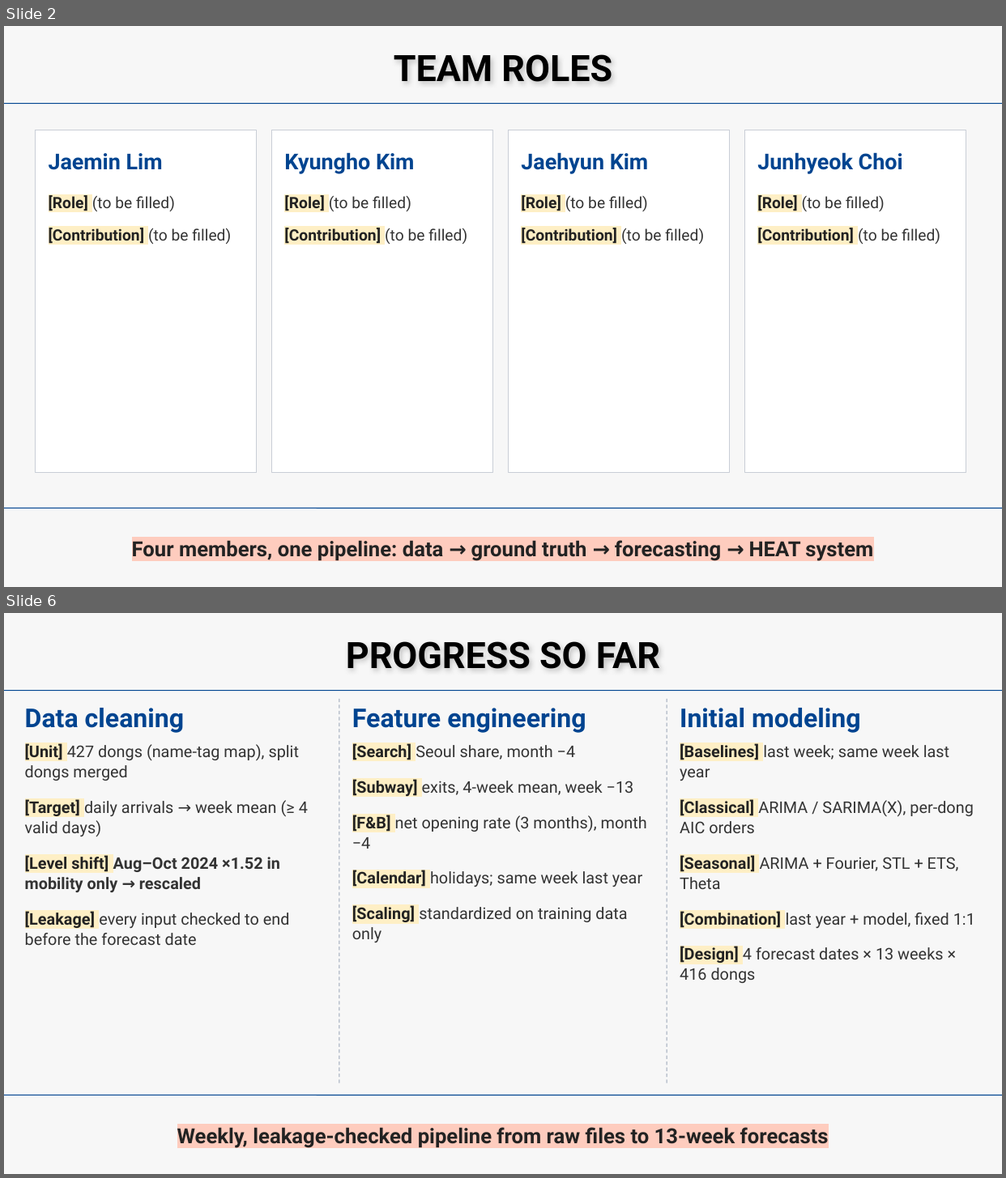
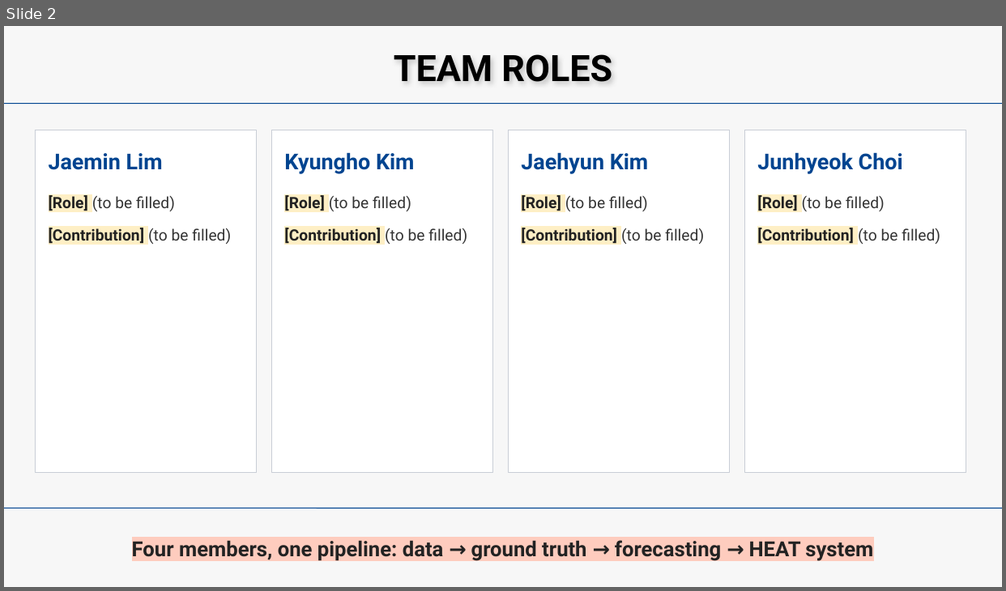
Before and after one commit to beblack127/HEAT, a slide deck: reports/gt_midterm/slides/HEAT_midterm.pptx. Shown one above the other, each under a label of ours: slides 2 and 6 before the commit, slide 2 after it; the slides between them are not shown. The pictures are 1006x1178 and 1006x591 pixels, drawn with LibreOffice and Linux fonts; fonts in the diff are those of the drawing. Boxes give left, top, right and bottom in pixels: in the first picture for what was removed or moved away, otherwise in the second. Text is boxed around its words. In the diff, an @@ line names an element or a change of style, - is before the commit and + after.

```diff
--- a/reports/gt_midterm/slides/HEAT_midterm.pptx
+++ b/reports/gt_midterm/slides/HEAT_midterm.pptx
@@ slide 6 removed at [4, 613, 1002, 1174], background #F7F7F7 @@
@@ text removed at [346, 641, 660, 669] @@
-PROGRESS SO FAR
@@ line removed from (4, 690) to (1002, 690) @@
@@ text removed at [25, 708, 185, 733] @@
-Data cleaning
@@ line removed from (339, 699) to (339, 1084) @@
@@ text removed at [352, 708, 586, 733] @@
-Feature engineering
@@ line removed from (667, 699) to (667, 1084) @@
@@ text removed at [680, 708, 861, 733] @@
-Initial modeling
@@ text removed at [25, 743, 308, 945] @@
-[Unit] 427 dongs (name-tag map), split dongs merged
-[Target] daily arrivals → week mean (≥ 4 valid days)
-[Level shift] Aug–Oct 2024 ×1.52 in mobility only → rescaled
-[Leakage] every input checked to end before the forecast date
@@ text removed at [352, 743, 647, 943] @@
-[Search] Seoul share, month −4
-[Subway] exits, 4-week mean, week −13
-[F&B] net opening rate (3 months), month −4
-[Calendar] holidays; same week last year
-[Scaling] standardized on training data only
@@ text removed at [680, 743, 975, 983] @@
-[Baselines] last week; same week last year
-[Classical] ARIMA / SARIMA(X), per-dong AIC orders
-[Seasonal] ARIMA + Fourier, STL + ETS, Theta
-[Combination] last year + model, fixed 1:1
-[Design] 4 forecast dates × 13 weeks × 416 dongs
@@ line removed from (4, 1096) to (1002, 1096) @@
@@ text removed at [177, 1127, 829, 1148] @@
-Weekly, leakage-checked pipeline from raw files to 13-week forecasts
```
Also in this commit, not shown: 6 slides changed, 4 slides added, 3 other slides removed, 13 other files.
